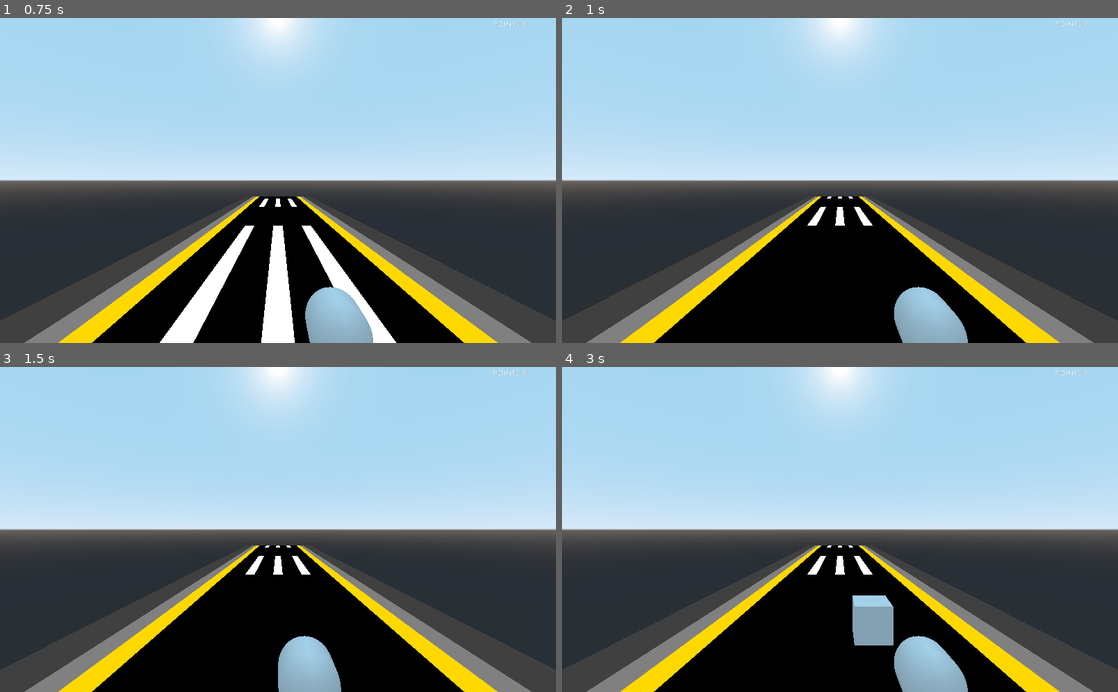
Above: before the commit, frames 1-4 (two rows, left to right).
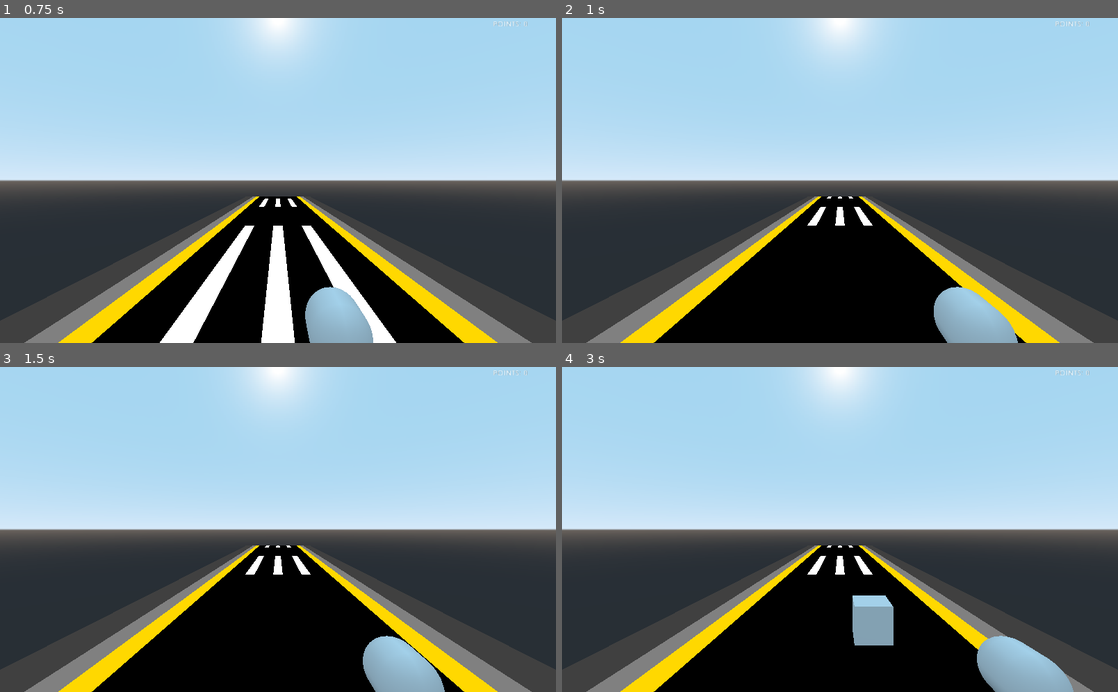
Above: after the commit, the same moments.

Repository: ClarkThyLord/Speed-Trash
Game: Godot game, scene res://src/game/game.tscn
Two runs of this game, one before a commit and one after it. Both use one fixed random seed, a clock stepped at 60 frames per second and the inputs below.
Inputs:
- Up to frame 1 (0.75 s): hold Right (ui_right) from 0.53 s (still down)
- Up to frame 2 (1 s): keep holding Right (ui_right)
- Up to frame 3 (1.5 s): release Right (ui_right) at 1.28 s; hold Left (ui_left) from 1.28 s (still down)
- Up to frame 4 (3 s): release Left (ui_left) at 2.03 s; hold Right (ui_right) from 2.03 s (still down)

Frame 1 is identical in both runs. In frame 2, 2.7% of the frame differs, in the area x 59-82%, y 82-100%; in frame 3, 3.4%; in frame 4, 3.8%, in the area x 59-92%, y 82-100%.

Commit message:
clean up
Clark was here :V

Diff:
--- a/src/garbage_truck/garbage_truck.gd
+++ b/src/garbage_truck/garbage_truck.gd
@@ -10,9 +10,9 @@
 ## Built-In Virtual Methods
 func _process(delta):
 	var direction := Vector3.ZERO
-	if Input.is_action_pressed("ui_right") and translation.x < 3:
+	if Input.is_action_pressed("ui_right") and translation.x < 6:
 		direction += Vector3.RIGHT
-	if Input.is_action_pressed("ui_left") and translation.x > -3:
+	if Input.is_action_pressed("ui_left") and translation.x > -6:
 		direction += Vector3.LEFT
 
 	move_and_collide(direction * speed * delta)
--- a/src/goals/goal.gd
+++ /dev/null
@@ -1,37 +0,0 @@
-extends KinematicBody
-
-
-
-## Exported Variables
-export var speed := 30.0
-
-export var pointage := 1
-
-
-
-## Built-In Virtual Methods
-func _process(delta):
-	if translation.z >= 1:
-		reset()
-
-
-func _physics_process(delta):
-	var hit = move_and_collide(Vector3.BACK * speed * delta)
-
-	if (hit is KinematicCollision):
-		if hit.collider.is_in_group("players"):
-			collect()
-		else:
-			reset()
-
-
-
-## Public Methods
-func collect() -> void:
-	get_node("/root/Session").points += pointage
-	reset()
-
-
-func reset() -> void:
-	translation.z = -45
-	translation.x = rand_range(-3, 3)
--- a/src/goals/goal.tscn
+++ /dev/null
@@ -1,24 +0,0 @@
-[gd_scene load_steps=5 format=2]
-
-[ext_resource path="res://src/goals/goal.gd" type="Script" id=1]
-
-[sub_resource type="BoxShape" id=1]
-
-[sub_resource type="SpatialMaterial" id=2]
-albedo_color = Color( 1, 1, 0, 1 )
-
-[sub_resource type="CubeMesh" id=3]
-material = SubResource( 2 )
-
-[node name="Goal" type="KinematicBody" groups=[
-"goals",
-]]
-collision_layer = 2147483649
-script = ExtResource( 1 )
-
-[node name="CollisionShape" type="CollisionShape" parent="."]
-shape = SubResource( 1 )
-
-[node name="MeshInstance" type="MeshInstance" parent="."]
-mesh = SubResource( 3 )
-material/0 = null
--- a/src/obstacles/obstacle.gd
+++ /dev/null
@@ -1,36 +0,0 @@
-extends KinematicBody
-
-
-
-## Exported Variables
-export var speed := 30.0
-
-export var penalty := 0
-
-
-
-## Built-In Virtual Methods
-func _process(delta):
-	if translation.z >= 1:
-		reset()
-
-
-func _physics_process(delta):
-	var hit = move_and_collide(Vector3.BACK * speed * delta)
-	if (hit is KinematicCollision):
-		if hit.collider.is_in_group("players"):
-			crash()
-
-
-
-## Public Methods
-func crash() -> void:
-	if penalty == 0:
-		get_node("/root/Session").points = 0
-	else:
-		get_node("/root/Session").points += penalty
-	reset()
-
-func reset() -> void:
-	translation.z = -45
-	translation.x = rand_range(-3, 3)
--- a/src/obstacles/obstacle.tscn
+++ /dev/null
@@ -1,24 +0,0 @@
-[gd_scene load_steps=5 format=2]
-
-[ext_resource path="res://src/obstacles/obstacle.gd" type="Script" id=1]
-
-[sub_resource type="BoxShape" id=1]
-
-[sub_resource type="SpatialMaterial" id=2]
-albedo_color = Color( 1, 0, 0, 1 )
-
-[sub_resource type="CubeMesh" id=3]
-material = SubResource( 2 )
-
-[node name="Obstacle" type="KinematicBody" groups=[
-"obstacles",
-]]
-collision_layer = 2147483649
-script = ExtResource( 1 )
-
-[node name="CollisionShape" type="CollisionShape" parent="."]
-shape = SubResource( 1 )
-
-[node name="MeshInstance" type="MeshInstance" parent="."]
-mesh = SubResource( 3 )
-material/0 = null
